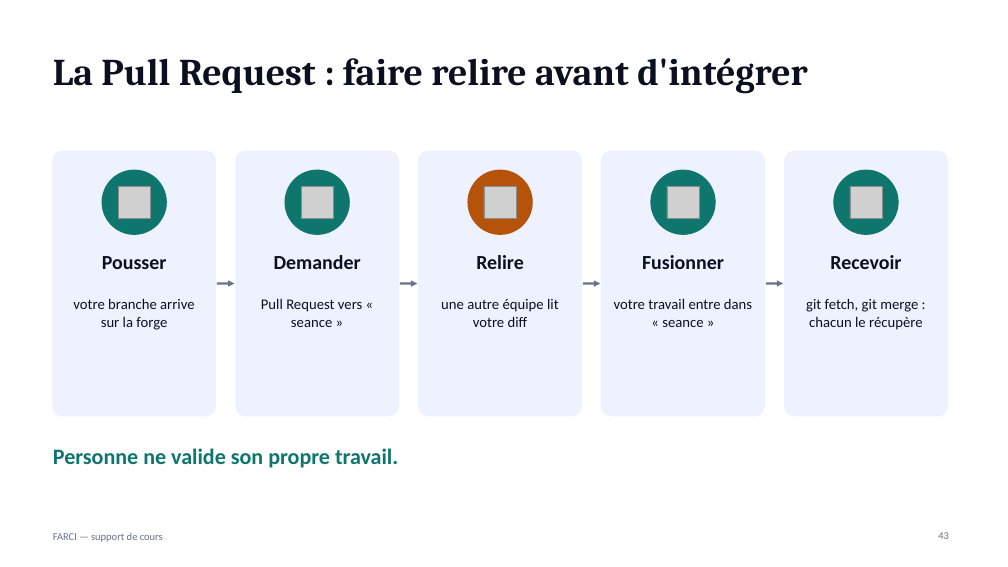
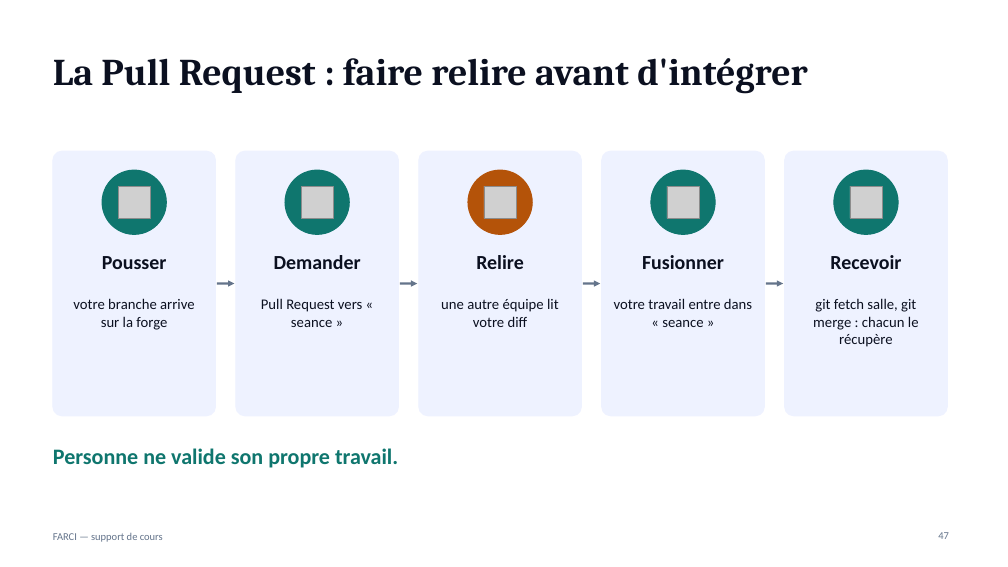
Before and after one commit to jdanion/FARCI, a slide deck: slide 47 of docs/support/FARCI-support-de-cours.pptx (slide 43 before the commit). Drawn at 1008x567 pixels with LibreOffice and Linux fonts; fonts in the diff are those of the drawing; grey boxes stand for pictures. Boxes give left, top, right and bottom in pixels: in the first picture for what was removed or moved away, otherwise in the second. Text is boxed around its words. In the diff, an @@ line names an element or a change of style, - is before the commit and + after.

```diff
--- a/docs/support/FARCI-support-de-cours.pptx
+++ b/docs/support/FARCI-support-de-cours.pptx
@@ text at box(813, 298, 919, 347): text changed @@
-git fetch, git merge : chacun le récupère
+git fetch salle, git merge : chacun le récupère
```
Also in this commit, not shown: 8 other slides changed, 4 slides added, 30 other files.
